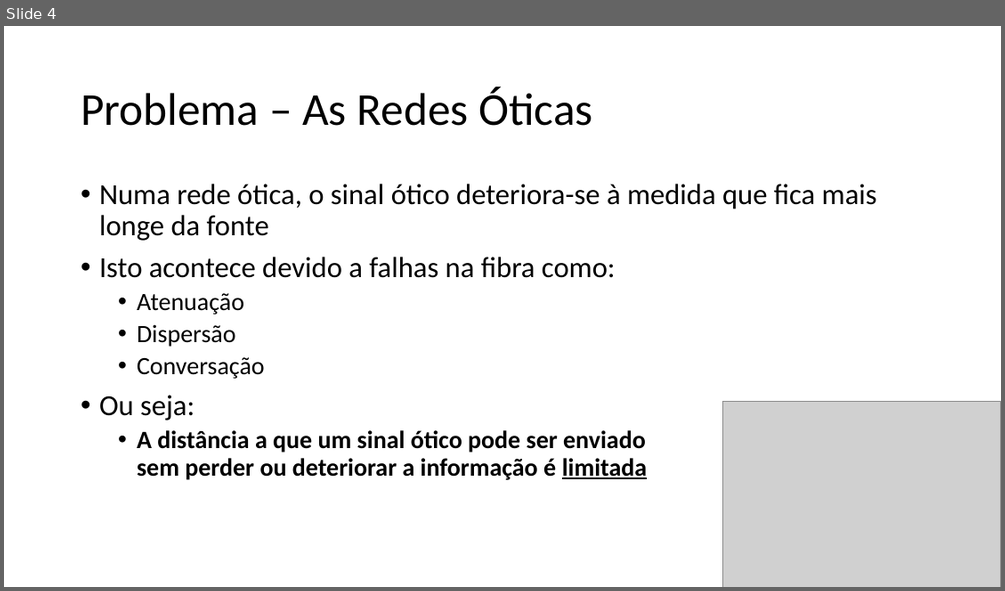
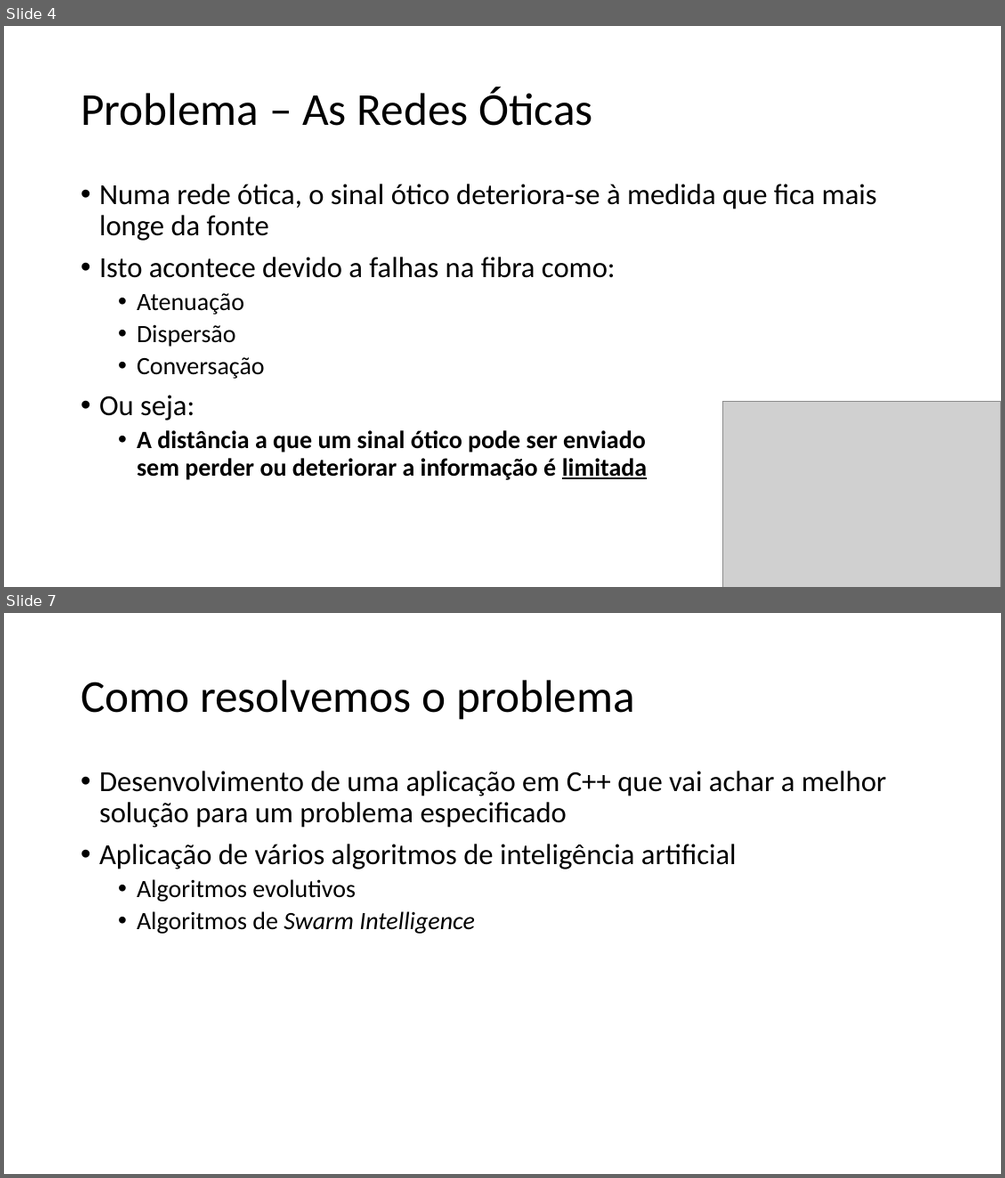
Before and after one commit to xQsme/RLP_Qt, a slide deck: powerpoint_defesa.pptx. Shown one above the other, each under a label of ours: slide 4 before the commit, slides 4 and 7 after it; the slides between them are not shown. The pictures are 1005x591 and 1005x1178 pixels, drawn with LibreOffice and Linux fonts; fonts in the diff are those of the drawing; grey boxes stand for pictures. Boxes give left, top, right and bottom in pixels: in the first picture for what was removed or moved away, otherwise in the second. Text is boxed around its words. In the diff, an @@ line names an element or a change of style, - is before the commit and + after.

```diff
--- a/powerpoint_defesa.pptx
+++ b/powerpoint_defesa.pptx
@@ slide 7 added at (x1=4, y1=613, x2=1001, y2=1174), background #FFFFFF @@
@@ title added at (x1=81, y1=680, x2=635, y2=720), 44 pt, text #000000 @@
+Como resolvemos o problema
@@ text added at (x1=99, y1=771, x2=886, y2=933), 28 pt, text #000000 @@
+• Desenvolvimento de uma aplicação em C++ que vai achar a melhor solução para um problema especificado
+• Aplicação de vários algoritmos de inteligência artificial
+  • Algoritmos evolutivos
+  • Algoritmos de Swarm Intelligence
```
Also in this commit, not shown: 2 slides changed, 3 other slides added.
